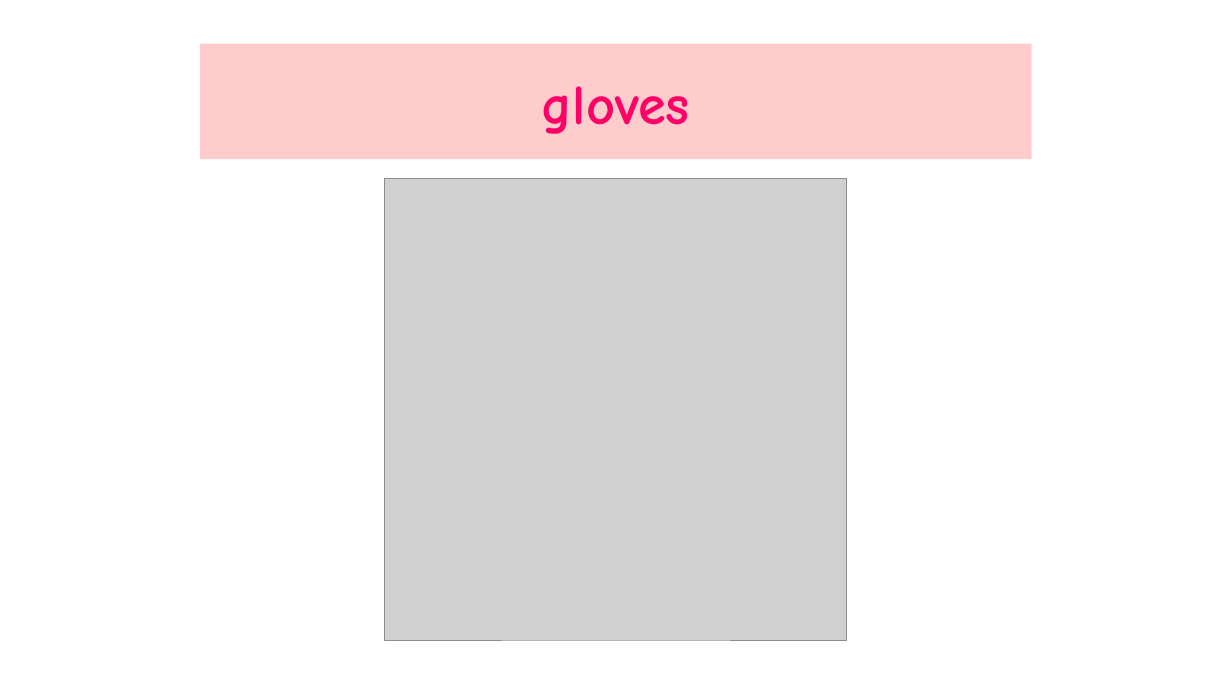
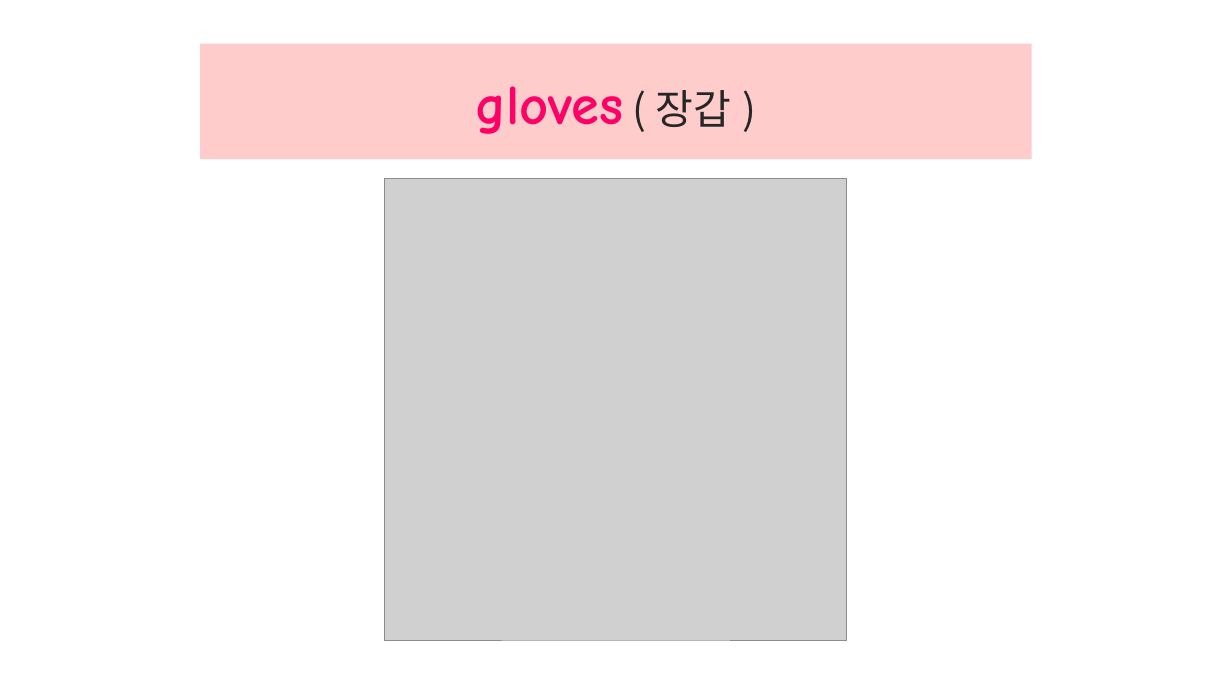
Before and after one commit to jangengineering/To-do-list, a slide deck: slide 4 of ppt/Lesson10-1_New_Words.pptx. Drawn at 1232x693 pixels with LibreOffice and Linux fonts; fonts in the diff are those of the drawing; grey boxes stand for pictures. Boxes give left, top, right and bottom in pixels: in the first picture for what was removed or moved away, otherwise in the second. Text is boxed around its words. In the diff, an @@ line names an element or a change of style, - is before the commit and + after.

```diff
--- a/ppt/Lesson10-1_New_Words.pptx
+++ b/ppt/Lesson10-1_New_Words.pptx
@@ title at [475,86,732,134]: text changed @@
-gloves
+gloves ( 장갑 )
```
Also in this commit, not shown: 17 other slides changed, 4 slides added, 3 slides removed.
